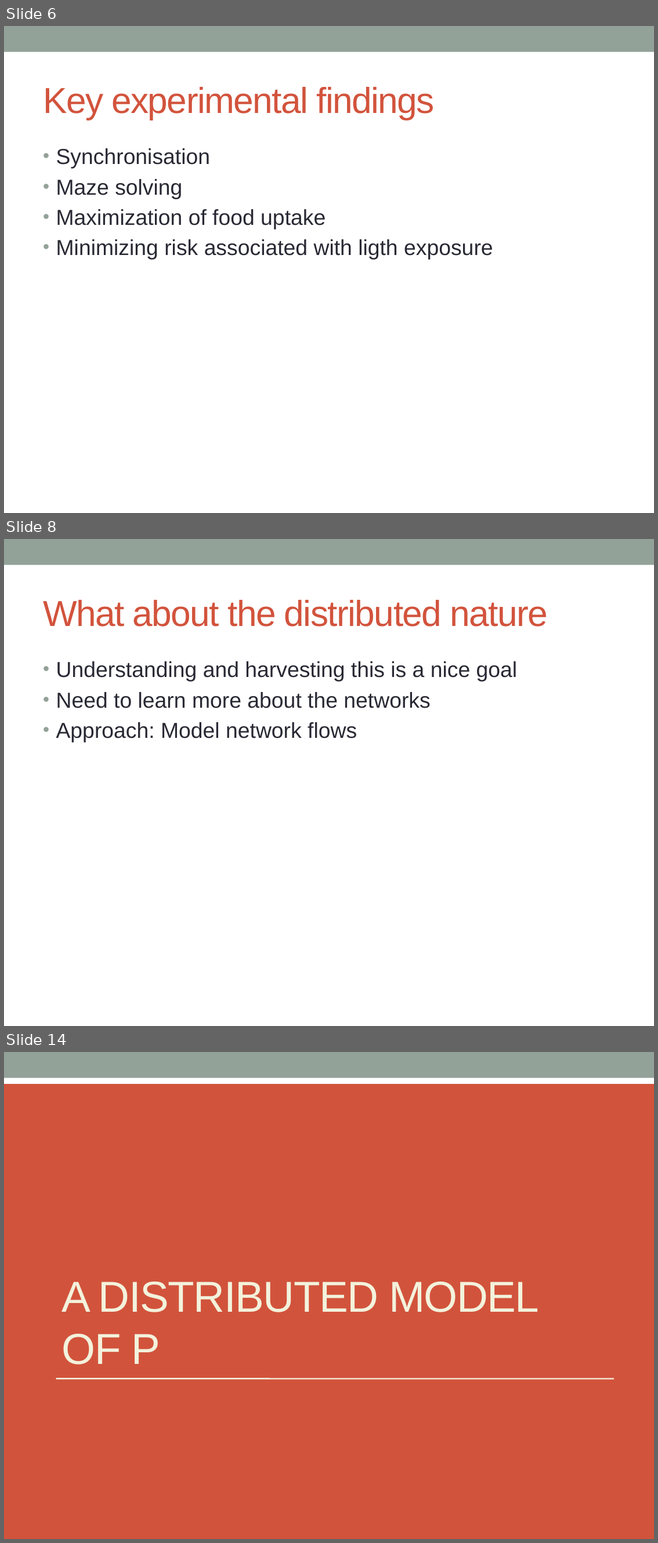
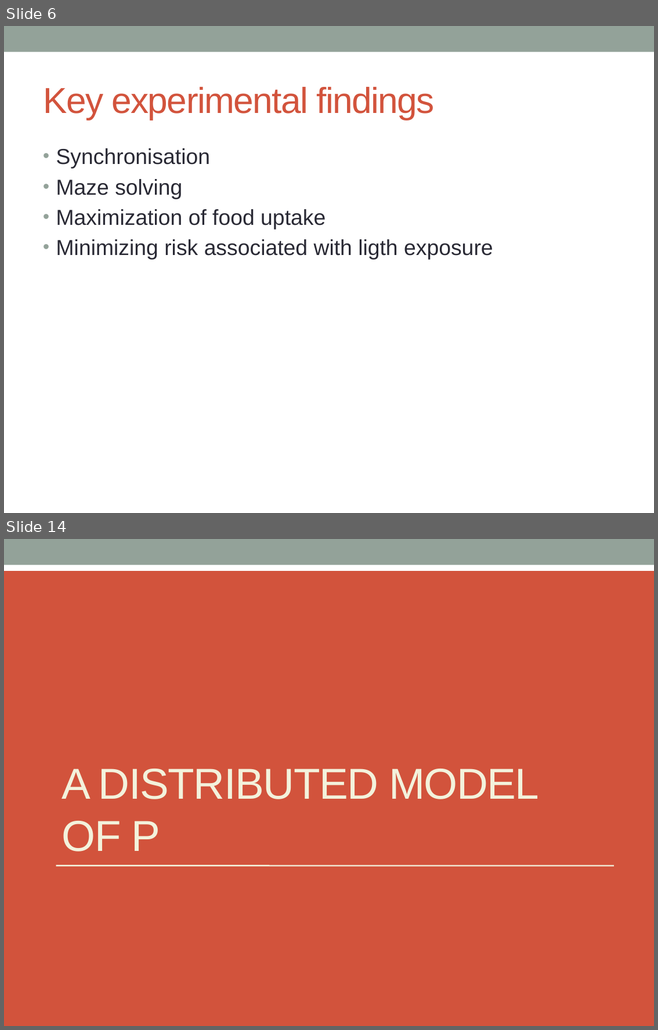
Before and after one commit to 05dirnbe/defense, a slide deck: draft.pptx. Shown one above the other, each under a label of ours: slides 6, 8 and 14 before the commit, slides 6 and 14 after it; the slides between them are not shown. The pictures are 658x1543 and 658x1030 pixels, drawn with LibreOffice and Linux fonts; fonts in the diff are those of the drawing. Boxes give left, top, right and bottom in pixels: in the first picture for what was removed or moved away, otherwise in the second. Text is boxed around its words. In the diff, an @@ line names an element or a change of style, - is before the commit and + after.

```diff
--- a/draft.pptx
+++ b/draft.pptx
@@ slide 8 removed at <box>4,539,654,1026</box>, background #FFFFFF; not listed: 1 template element that a slide beside it also shows @@
@@ title removed at <box>43,600,548,627</box> @@
-What about the distributed nature
@@ text removed at <box>56,661,517,743</box> @@
-• Understanding and harvesting this is a nice goal
-• Need to learn more about the networks
-• Approach: Model network flows
```
Also in this commit, not shown: 8 slides changed, 1 slide added.
